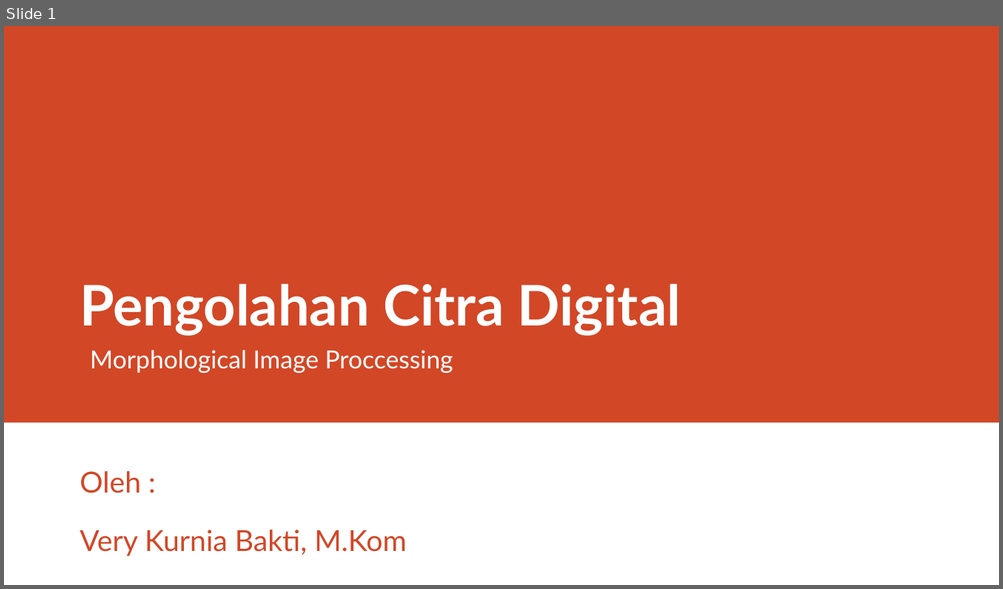
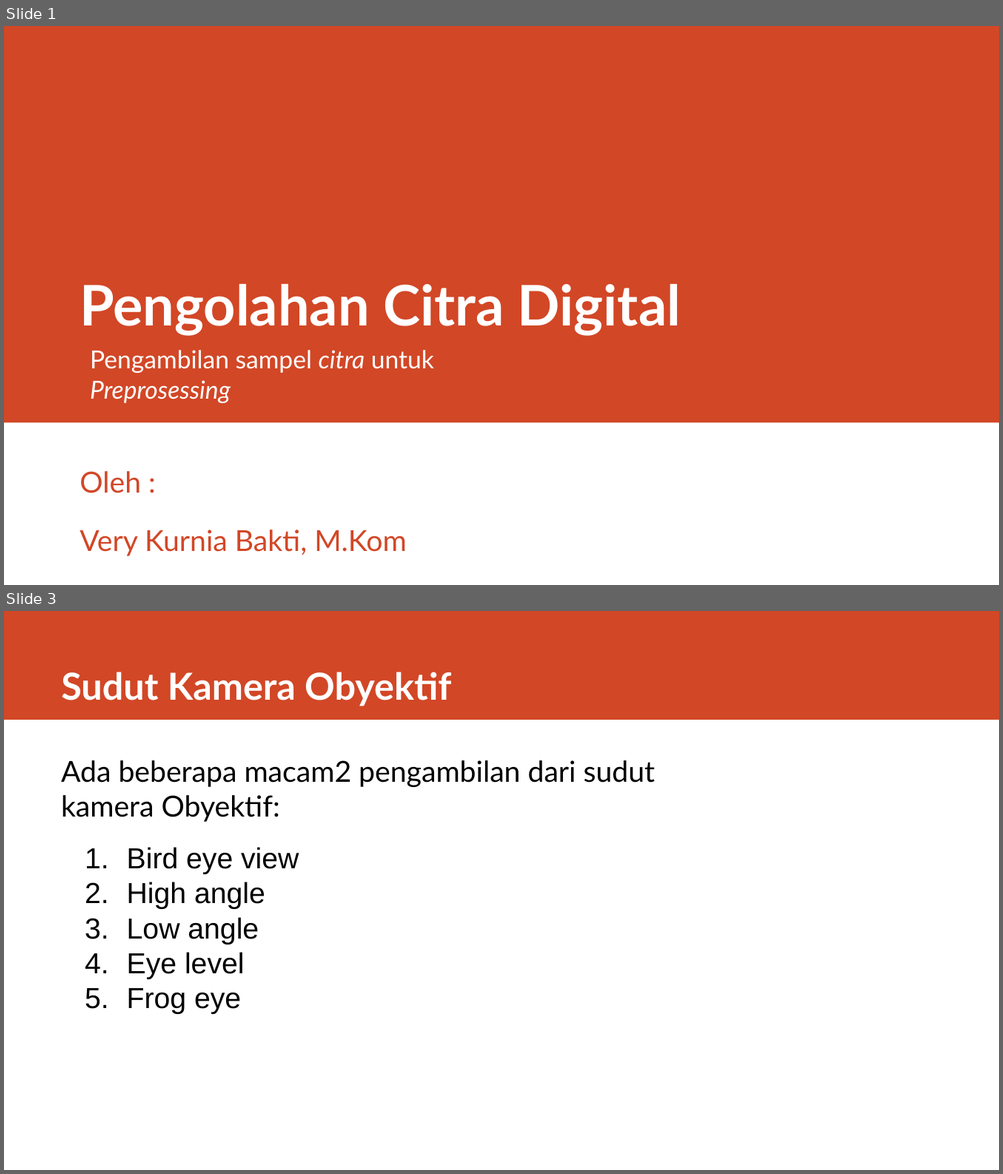
Before and after one commit to rizalarfani/Pengolahan-Citra-Digital-PCD-, a slide deck: Materi/Morphological Image Proccessing.pptx. Shown one above the other, each under a label of ours: slide 1 before the commit, slides 1 and 3 after it; the slides between them are not shown. The pictures are 1003x589 and 1003x1174 pixels, drawn with LibreOffice and Linux fonts; fonts in the diff are those of the drawing. Boxes give left, top, right and bottom in pixels: in the first picture for what was removed or moved away, otherwise in the second. Text is boxed around its words. In the diff, an @@ line names an element or a change of style, - is before the commit and + after.

Commit message:
add: materi pengambilan sampel dataset ppt

```diff
--- a/Materi/Morphological Image Proccessing.pptx
+++ b/Materi/Morphological Image Proccessing.pptx
@@ slide 3 added at box(4, 611, 999, 1170), background #FFFFFF @@
@@ rectangle added at box(4, 611, 999, 720), fill #D24726 @@
@@ title added at box(61, 672, 451, 706), 36 pt, text #FFFFFF, bold @@
+Sudut Kamera Obyektif
@@ text added at box(61, 760, 655, 822), 28 pt, text #000000 @@
+Ada beberapa macam2 pengambilan dari sudut kamera Obyektif:
@@ text added at box(127, 847, 299, 1014), 28 pt, text #000000 @@
+1. Bird eye view
+2. High angle
+3. Low angle
+4. Eye level
+5. Frog eye
@@ slide 1 changed as well @@
@@ text at box(90, 350, 434, 403): text changed @@
-Morphological Image Proccessing
+Pengambilan sampel citra untuk Preprosessing
```
Also in this commit, not shown: 1 other slide changed, 10 other slides added, 13 slides removed, 13 other files.
